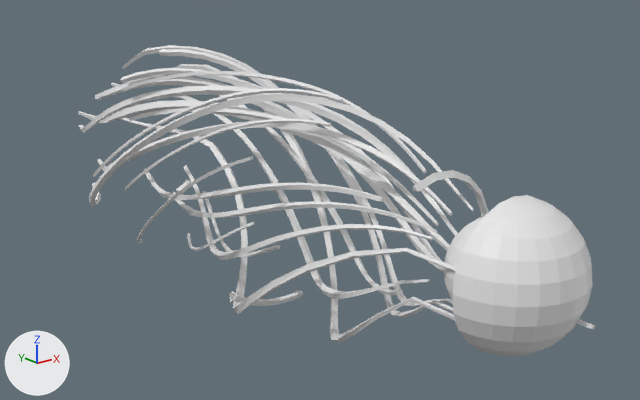
The OBJ model Assets/Models/UpperArm/bras_0001.obj as it was, and as the next commit left it.
One viewpoint serves both versions: a 50 mm camera at (-0.549, -0.8, 0.278) aimed at (0.061, -0.038, -0.027). The lights are fixed; the arrows at lower left show +X, +Y and +Z. Where no turn or scale is listed for an object, it has been applied to the vertices. Vertices at the same position are counted once.

The scene before the commit, as lines of its bpy script (objects in view):
```python
me_bras_0001 = bpy.data.meshes.new('bras_0001')
me_bras_0001.from_pydata(...)  # 2687 vertices, 2743 faces; spans x -0.131..0.162, y -0.437..0.461, z -0.152..0.121
ob_bras_0001 = bpy.data.objects.new('bras_0001', me_bras_0001)
ob_bras_0001.location = (0.0, 0.0, 0.0)
```
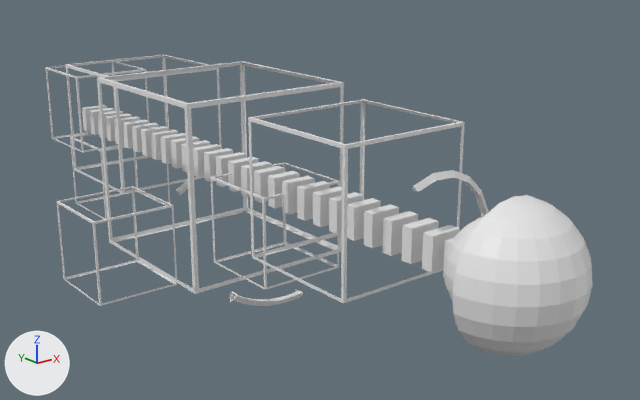
What differs and where, as boxes (x1, y1, x2, y2) in the pictures (640 x 400 px):
'bras_0001', reshaped
    before: (78, 45, 595, 356)
    after: (45, 55, 592, 356)
part 1 of me_bras_0001, added
    after: (443, 238, 453, 278)
part 2 of me_bras_0001, added
    after: (422, 225, 460, 273)
part 3 of me_bras_0001, added
    after: (402, 218, 439, 264)
part 4 of me_bras_0001, added
    after: (382, 211, 418, 256)
part 5 of me_bras_0001, added
    after: (364, 204, 399, 248)
part 6 of me_bras_0001, added
    after: (347, 198, 381, 241)
part 7 of me_bras_0001, added
    after: (329, 192, 363, 234)
part 8 of me_bras_0001, added
    after: (313, 186, 342, 227)
part 9 of me_bras_0001, added
    after: (297, 181, 330, 221)
part 10 of me_bras_0001, added
    after: (282, 176, 315, 214)
part 11 of me_bras_0001, added
    after: (268, 171, 300, 208)
part 12 of me_bras_0001, added
    after: (254, 166, 285, 203)
part 13 of me_bras_0001, added
    after: (241, 161, 272, 197)
part 14 of me_bras_0001, added
    after: (228, 157, 258, 192)
part 15 of me_bras_0001, added
    after: (216, 152, 246, 187)
part 16 of me_bras_0001, added
    after: (204, 148, 233, 182)
part 17 of me_bras_0001, added
    after: (193, 144, 222, 177)
part 18 of me_bras_0001, added
    after: (181, 140, 210, 172)
part 19 of me_bras_0001, added
    after: (171, 137, 199, 168)
part 20 of me_bras_0001, added
    after: (161, 133, 186, 164)
part 21 of me_bras_0001, added
    after: (151, 129, 178, 160)
part 22 of me_bras_0001, added
    after: (141, 126, 168, 156)
part 23 of me_bras_0001, added
    after: (132, 123, 159, 152)
part 24 of me_bras_0001, added
    after: (123, 120, 149, 149)

Patch to the scene script:
```diff
--- a/Assets/Models/UpperArm/bras_0001.obj.py
+++ b/Assets/Models/UpperArm/bras_0001.obj.py
@@ me_bras_0001 @@
-me_bras_0001.from_pydata(...)  # 2687 vertices, 2743 faces; spans x -0.131..0.162, y -0.437..0.461, z -0.152..0.121
+me_bras_0001.from_pydata(...)  # 995 vertices, 898 faces; spans x -0.154..0.103, y -0.431..0.426, z -0.15..0.103
+# me_bras_0001 part 1: a new loose piece, a box spanning x -0.017..0.017, y -0.319..-0.307, z -0.017..0.017
+# me_bras_0001 part 2: a new loose piece, a box spanning x -0.017..0.017, y -0.293..-0.281, z -0.017..0.017
+# me_bras_0001 part 3: a new loose piece, a box spanning x -0.017..0.017, y -0.266..-0.254, z -0.017..0.017
+# me_bras_0001 part 4: a new loose piece, a box spanning x -0.017..0.017, y -0.24..-0.228, z -0.017..0.017
+# me_bras_0001 part 5: a new loose piece, a box spanning x -0.017..0.017, y -0.214..-0.202, z -0.017..0.017
+# me_bras_0001 part 6: a new loose piece, a box spanning x -0.017..0.017, y -0.188..-0.176, z -0.017..0.017
+# me_bras_0001 part 7: a new loose piece, a box spanning x -0.017..0.017, y -0.162..-0.15, z -0.017..0.017
+# me_bras_0001 part 8: a new loose piece, a box spanning x -0.017..0.017, y -0.136..-0.124, z -0.017..0.017
+# me_bras_0001 part 9: a new loose piece, a box spanning x -0.017..0.017, y -0.109..-0.097, z -0.017..0.017
+# me_bras_0001 part 10: a new loose piece, a box spanning x -0.017..0.017, y -0.083..-0.071, z -0.017..0.017
+# me_bras_0001 part 11: a new loose piece, a box spanning x -0.017..0.017, y -0.057..-0.045, z -0.017..0.017
+# me_bras_0001 part 12: a new loose piece, a box spanning x -0.017..0.017, y -0.031..-0.019, z -0.017..0.017
+# me_bras_0001 part 13: a new loose piece, a box spanning x -0.017..0.017, y -0.005..0.007, z -0.017..0.017
+# me_bras_0001 part 14: a new loose piece, a box spanning x -0.017..0.017, y 0.021..0.033, z -0.017..0.017
+# me_bras_0001 part 15: a new loose piece, a box spanning x -0.017..0.017, y 0.048..0.06, z -0.017..0.017
+# me_bras_0001 part 16: a new loose piece, a box spanning x -0.017..0.017, y 0.074..0.086, z -0.017..0.017
+# me_bras_0001 part 17: a new loose piece, a box spanning x -0.017..0.017, y 0.1..0.112, z -0.017..0.017
+# me_bras_0001 part 18: a new loose piece, a box spanning x -0.017..0.017, y 0.126..0.138, z -0.017..0.017
+# me_bras_0001 part 19: a new loose piece, a box spanning x -0.017..0.017, y 0.152..0.164, z -0.017..0.017
+# me_bras_0001 part 20: a new loose piece, a box spanning x -0.017..0.017, y 0.178..0.191, z -0.017..0.017
+# me_bras_0001 part 21: a new loose piece, a box spanning x -0.017..0.017, y 0.205..0.217, z -0.017..0.017
+# me_bras_0001 part 22: a new loose piece, a box spanning x -0.017..0.017, y 0.231..0.243, z -0.017..0.017
+# me_bras_0001 part 23: a new loose piece, a box spanning x -0.017..0.017, y 0.257..0.269, z -0.017..0.017
+# me_bras_0001 part 24: a new loose piece, a box spanning x -0.017..0.017, y 0.283..0.295, z -0.017..0.017
+# me_bras_0001 part 25: a new loose piece, a box spanning x -0.017..0.017, y 0.309..0.321, z -0.017..0.017
+# me_bras_0001 part 26: a new loose piece, a box spanning x -0.017..0.017, y 0.336..0.348, z -0.017..0.017
+# me_bras_0001 part 27: a new loose piece, a box spanning x -0.017..0.017, y 0.362..0.374, z -0.017..0.017
+# me_bras_0001 part 28: a new loose piece, a box spanning x -0.017..0.017, y 0.388..0.4, z -0.017..0.017
+# me_bras_0001 part 29: a new loose piece, a box spanning x -0.017..0.017, y 0.414..0.426, z -0.017..0.017
+# me_bras_0001 part 30: a new loose piece of 32 vertices spanning x -0.039..0.064, y 0.322..0.426, z -0.126..-0.023
+# me_bras_0001 part 31: a new loose piece of 32 vertices spanning x -0.043..0.06, y -0.074..0.029, z -0.099..0.004
+# me_bras_0001 part 32: a new loose piece of 32 vertices spanning x -0.069..0.034, y 0.316..0.42, z -0.021..0.082
+# me_bras_0001 part 33: a new loose piece of 32 vertices spanning x -0.061..0.091, y 0.218..0.368, z -0.058..0.092
+# me_bras_0001 part 34: a new loose piece of 32 vertices spanning x -0.061..0.091, y -0.225..-0.076, z -0.058..0.092
+# me_bras_0001 part 35: a new loose piece of 32 vertices spanning x -0.154..-0.051, y 0.105..0.208, z -0.15..-0.047
+# me_bras_0001 part 36: a new loose piece of 32 vertices spanning x -0.103..0.103, y -0.028..0.178, z -0.103..0.103
+# me_bras_0001 part 37: 9 loose pieces with 882 vertices, spanning x -0.129..0.089, y -0.29..0.277, z -0.112..0.121, are deleted
+# me_bras_0001 part 38: 1274 vertices removed from x -0.131..0.162, y -0.437..0.461, z -0.152..0.12
```
